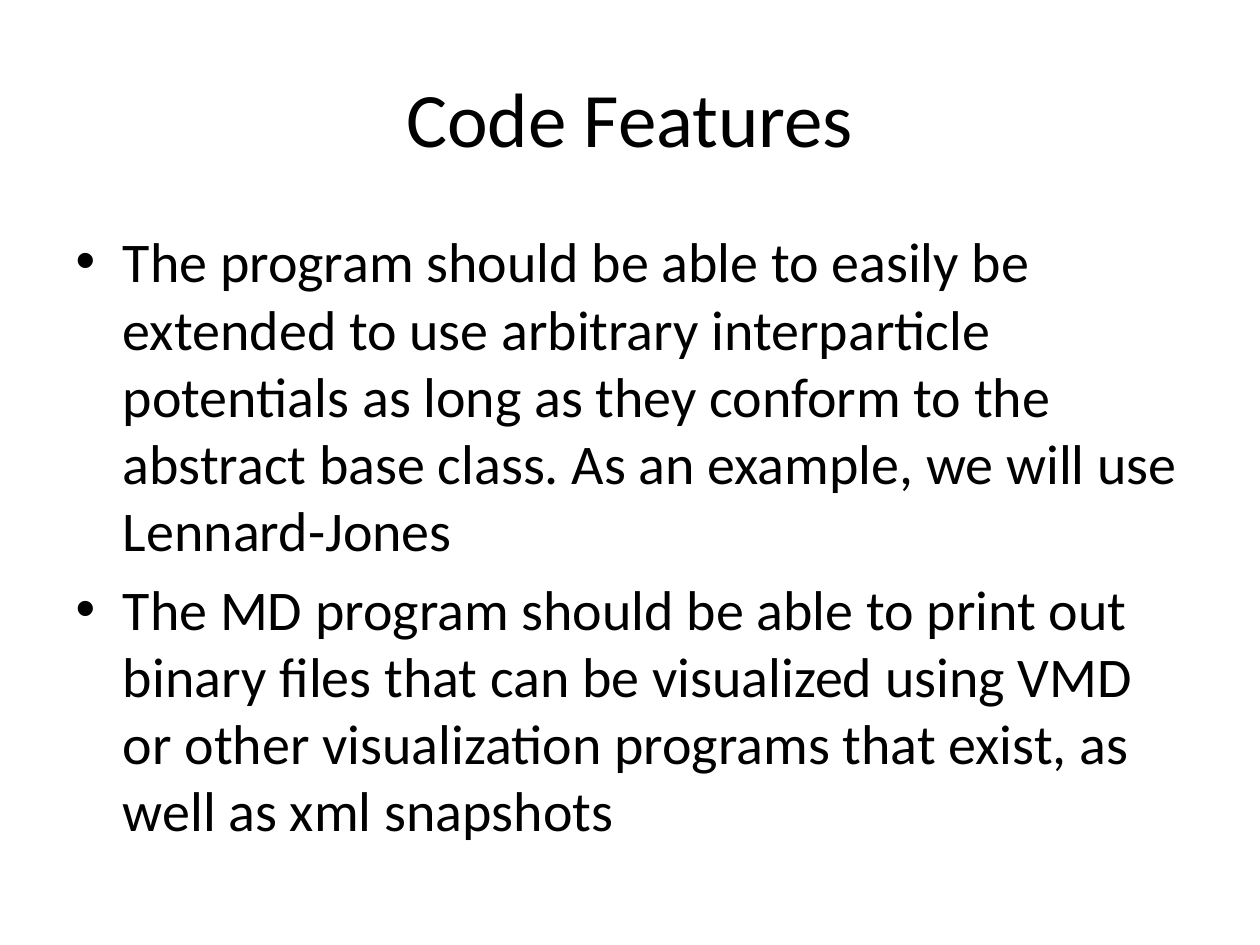
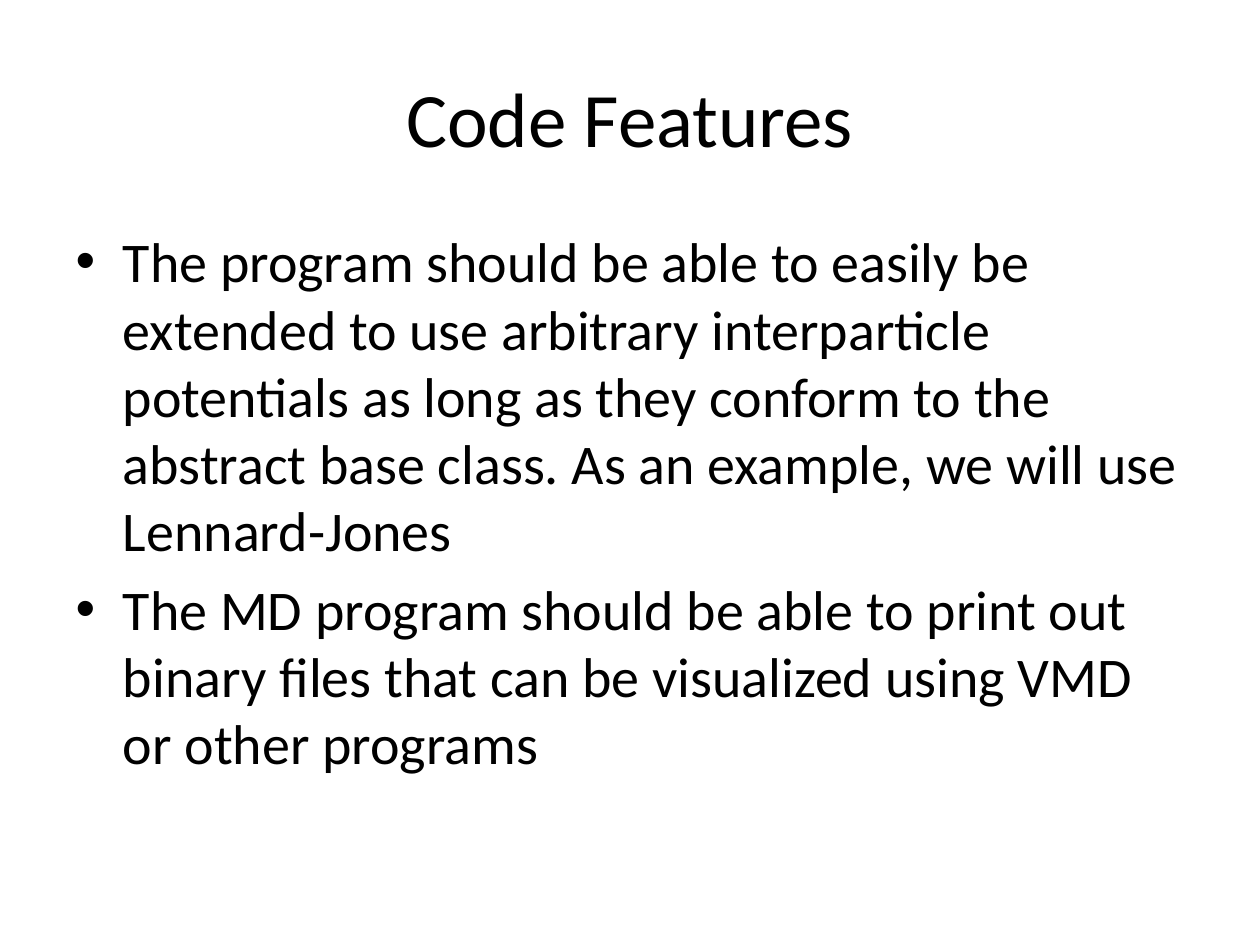
Before and after one commit to PrincetonUniversity/PrincetonCBEMDMPI, a slide deck: slide 12 of designreview/designreview.pptx (slide 14 before the commit). Drawn at 1260x945 pixels with LibreOffice and Linux fonts; fonts in the diff are those of the drawing. Boxes give left, top, right and bottom in pixels: in the first picture for what was removed or moved away, otherwise in the second. Text is boxed around its words. In the diff, an @@ line names an element or a change of style, - is before the commit and + after.

```diff
--- a/designreview/designreview.pptx
+++ b/designreview/designreview.pptx
@@ text at [123, 591, 1132, 774]: text changed @@
-• The MD program should be able to print out binary ﬁles that can be visualized using VMD or other visualization programs that exist, as well as xml snapshots
+• The MD program should be able to print out binary ﬁles that can be visualized using VMD or other programs
```
Also in this commit, not shown: 7 other slides changed, 2 slides removed.
